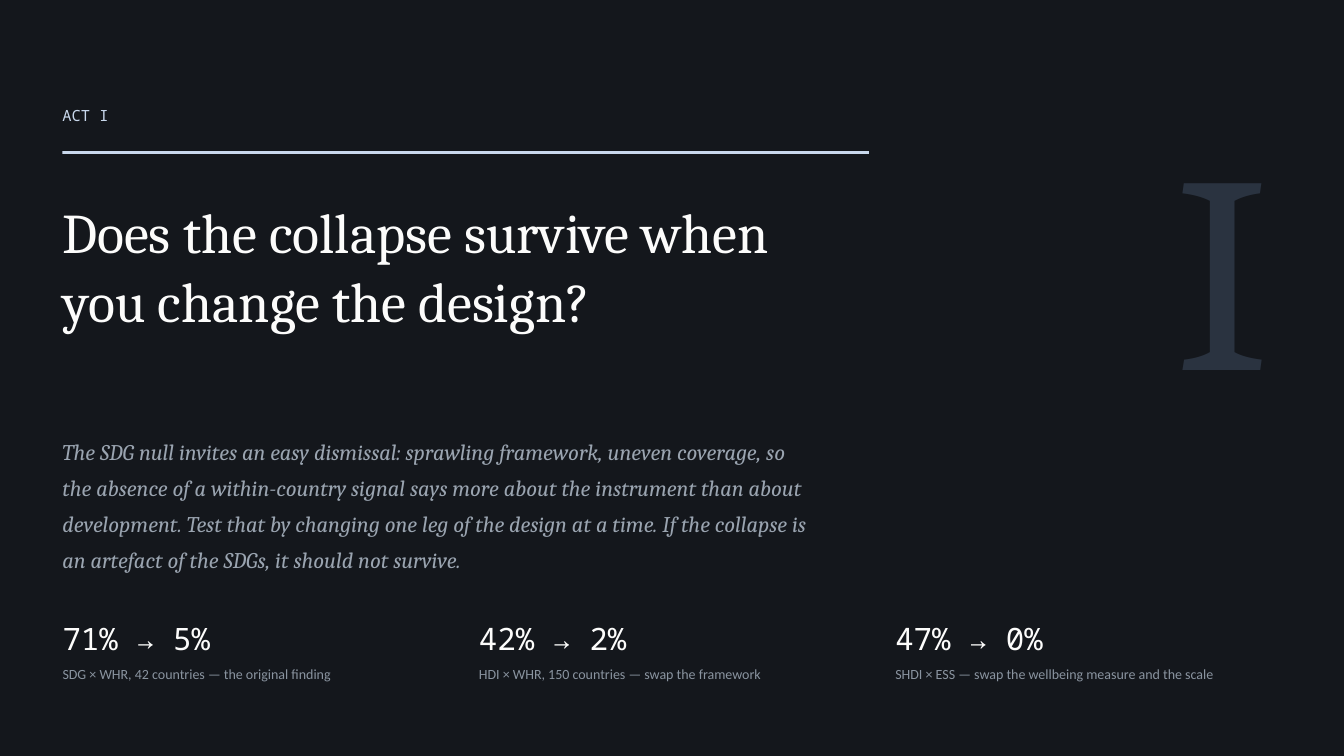
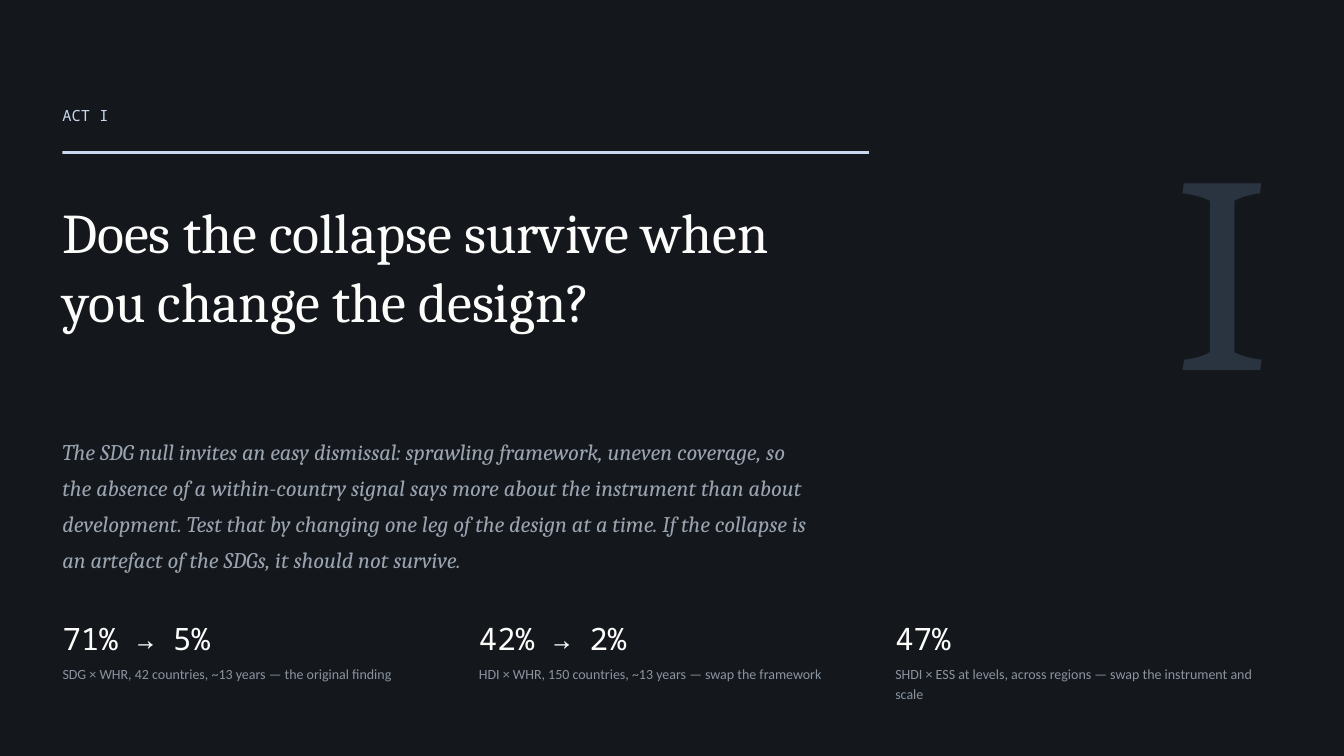
Before and after one commit to cwejnert/HDI-Happiness, a slide deck: slide 3 of deck/Measured_Where_It_Varies.pptx. Drawn at 1344x756 pixels with LibreOffice and Linux fonts; fonts in the diff are those of the drawing. Boxes give left, top, right and bottom in pixels: in the first picture for what was removed or moved away, otherwise in the second. Text is boxed around its words. In the diff, an @@ line names an element or a change of style, - is before the commit and + after.

```diff
--- a/deck/Measured_Where_It_Varies.pptx
+++ b/deck/Measured_Where_It_Varies.pptx
@@ text at (x1=895, y1=627, x2=1252, y2=699): text changed @@
-47% → 0%
-SHDI × ESS — swap the wellbeing measure and the scale
+47%
+SHDI × ESS at levels, across regions — swap the instrument and scale
@@ text at (x1=63, y1=669, x2=391, y2=682): text changed @@
-SDG × WHR, 42 countries — the original finding
+SDG × WHR, 42 countries, ~13 years — the original finding
@@ text at (x1=479, y1=669, x2=821, y2=681): text changed @@
-HDI × WHR, 150 countries — swap the framework
+HDI × WHR, 150 countries, ~13 years — swap the framework
```
Also in this commit, not shown: 4 other slides changed, 3 other files.
